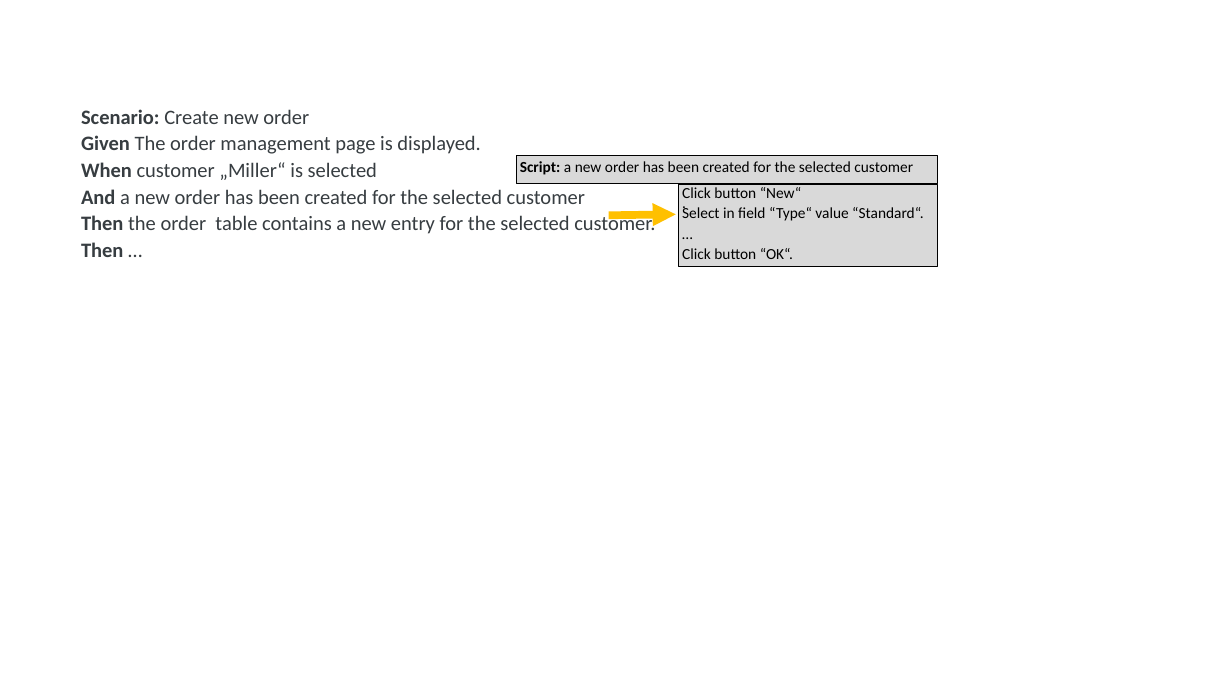
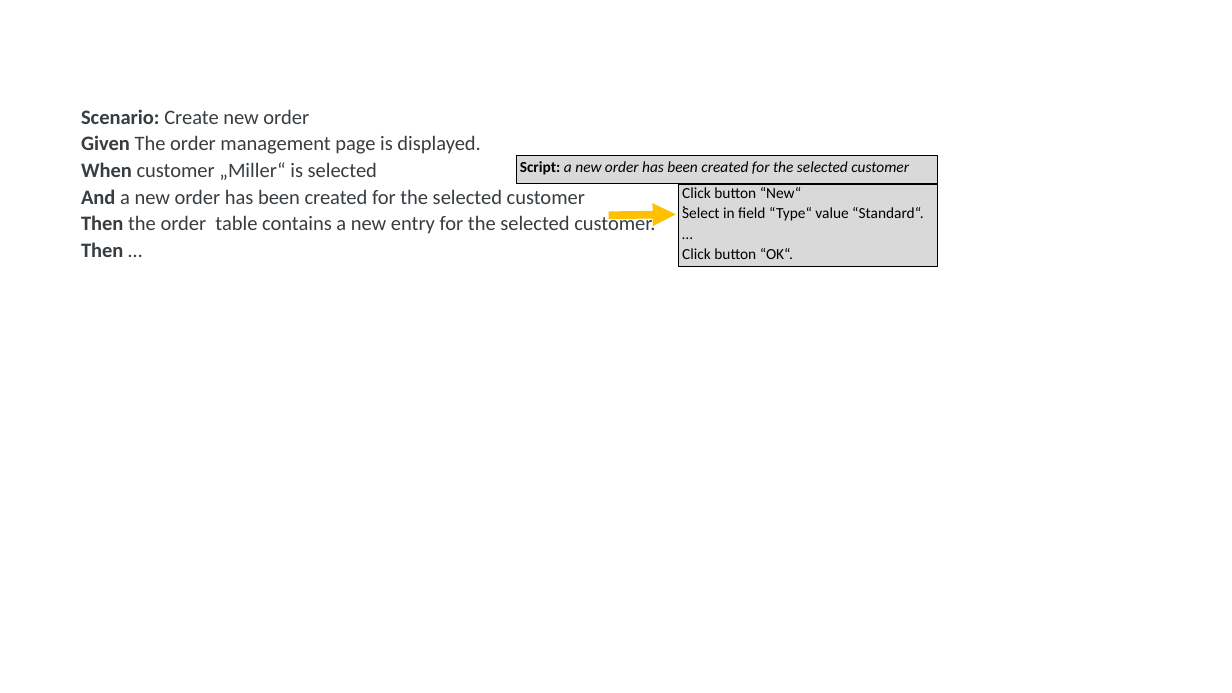
Before and after one commit to iks-gmbh-tools/SysNat, a slide deck: slide 14 of documentation/Figures.pptx. Drawn at 1232x693 pixels with LibreOffice and Linux fonts; fonts in the diff are those of the drawing. Boxes give left, top, right and bottom in pixels: in the first picture for what was removed or moved away, otherwise in the second. Text is boxed around its words. In the diff, an @@ line names an element or a change of style, - is before the commit and + after.

```diff
--- a/documentation/Figures.pptx
+++ b/documentation/Figures.pptx
@@ rectangle "Script: a new order has ..." at bbox=[517, 155, 938, 184]: italic on in "a new order has been created for ..." @@
```
Also in this commit, not shown: 1 other slide changed, 2 other files.
